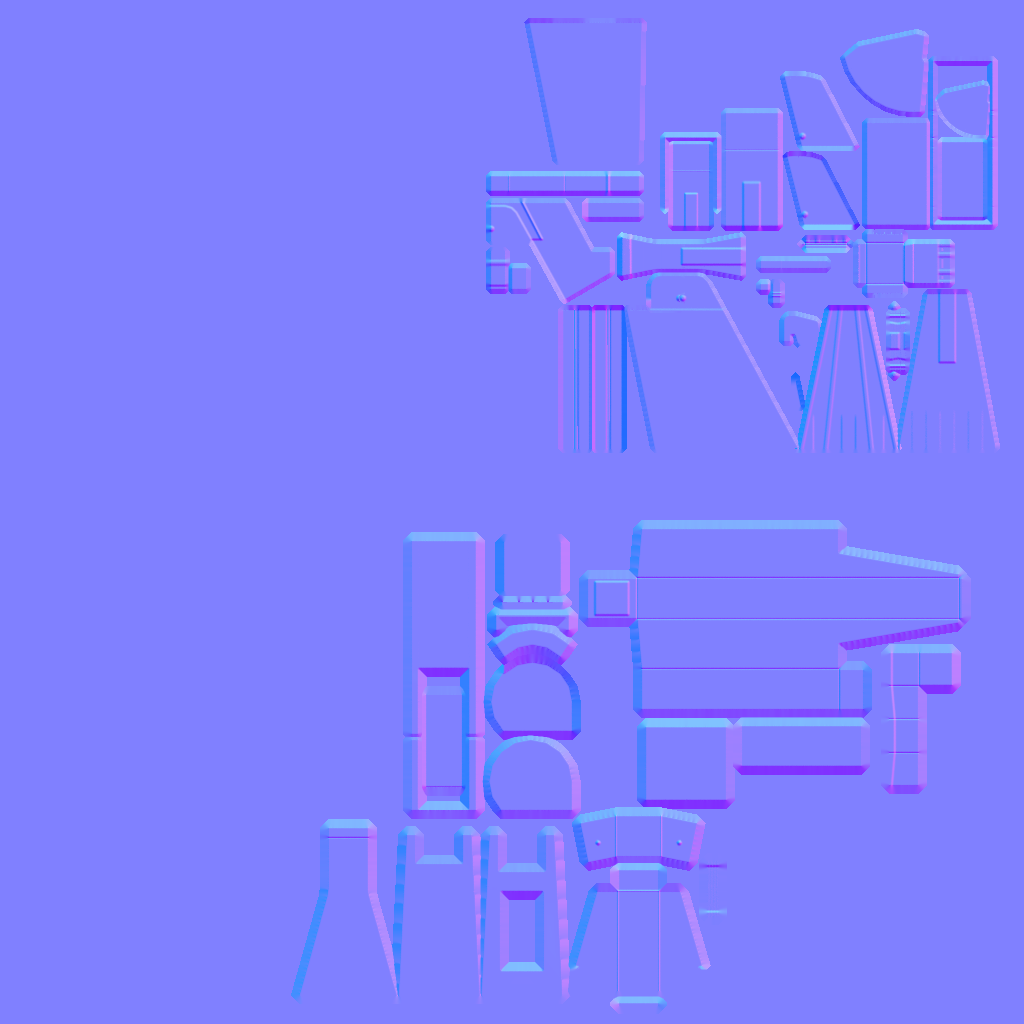
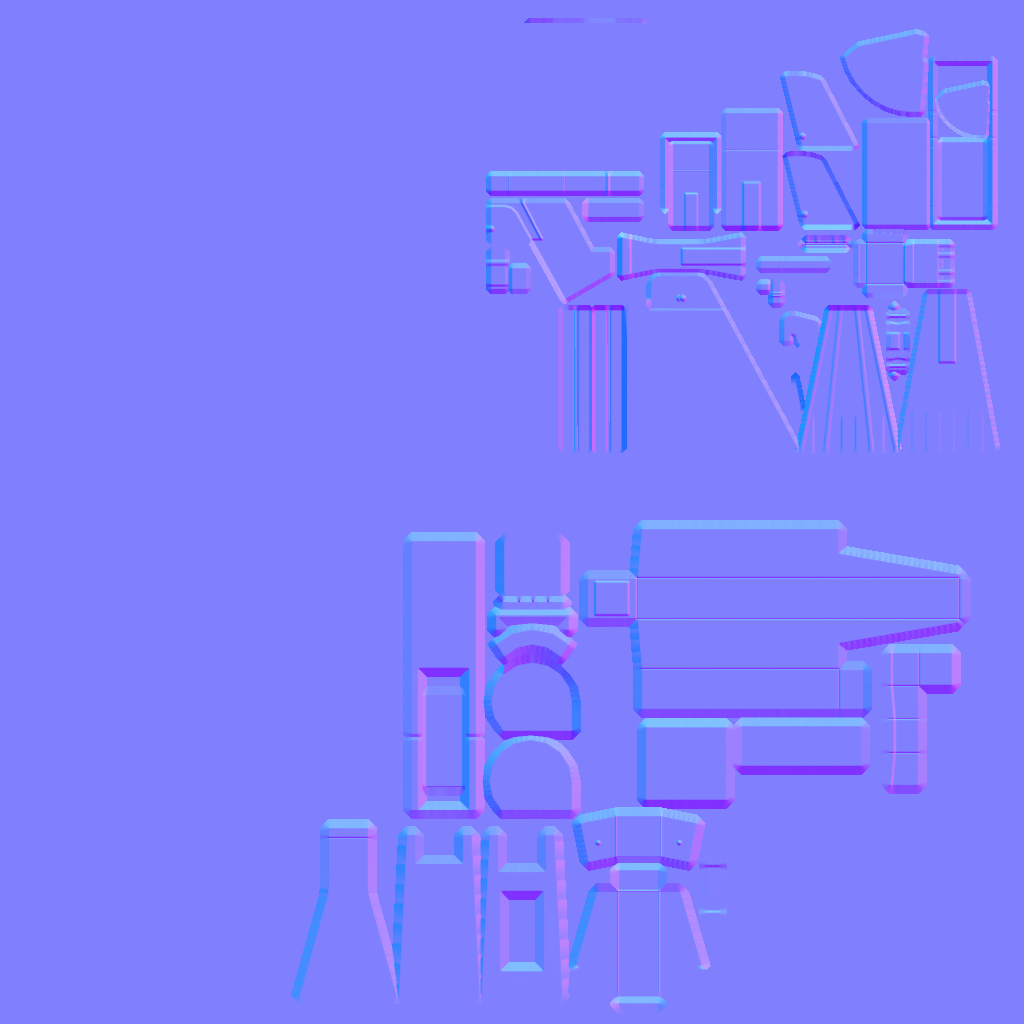
Layers edited between the first and the second (1024, 1024) image:
painted on "_bevel" over bbox(525, 23, 674, 453)
painted on "_bevel #1" over bbox(525, 23, 674, 453)
